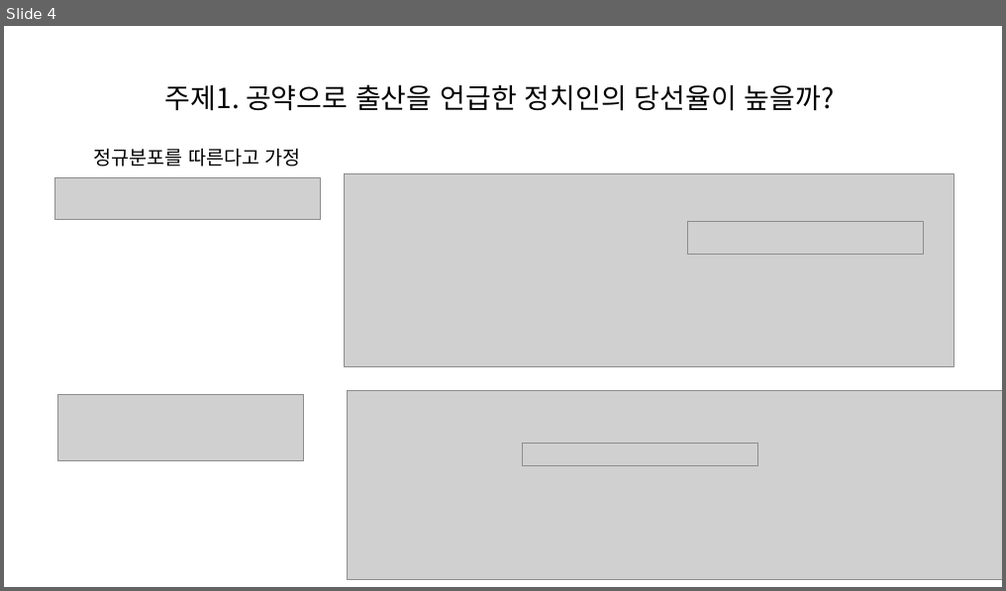
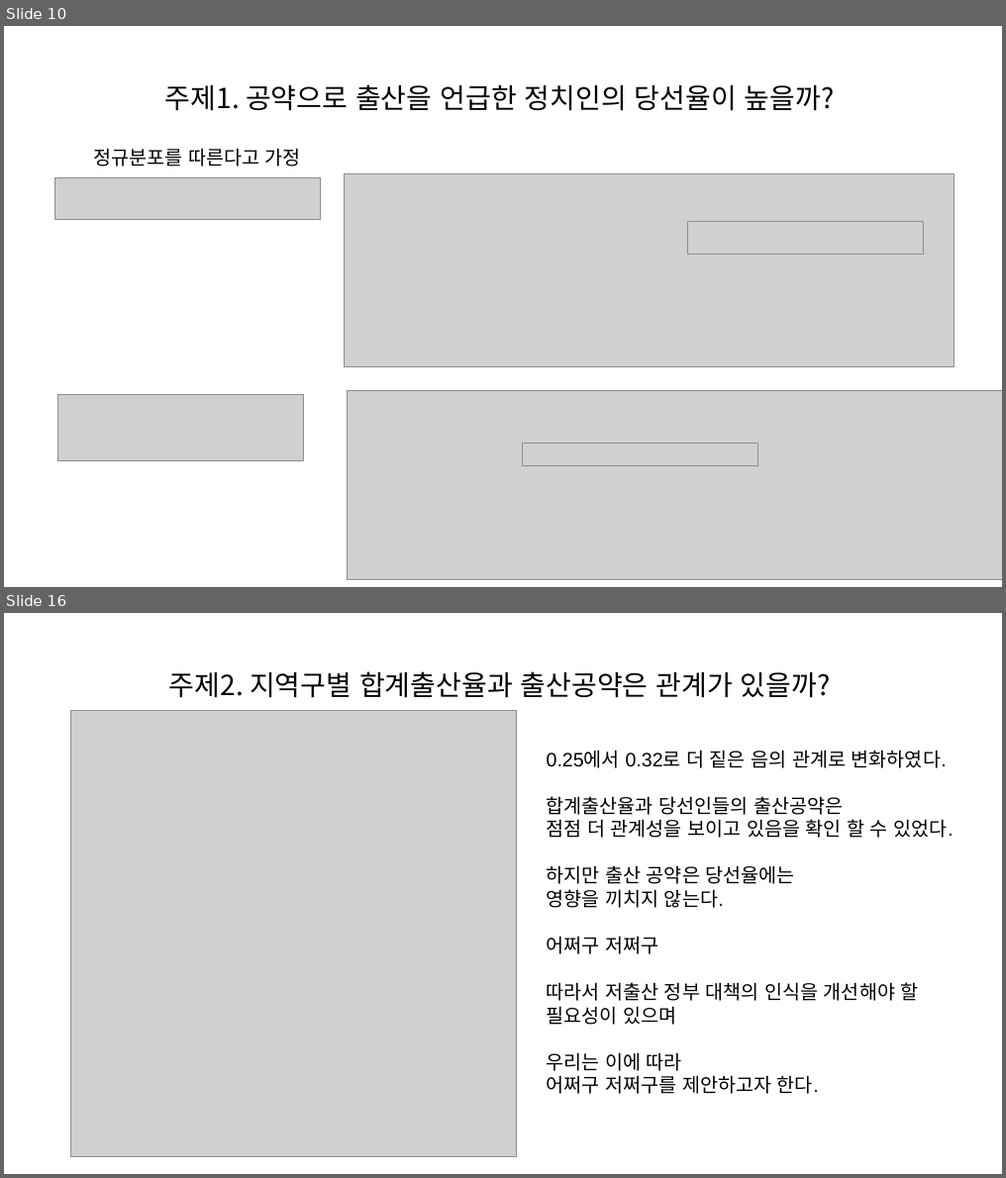
Before and after one commit to JunaHwang/Team1_FirstProject, a slide deck: hsj/data/테스트.pptx. Shown one above the other, each under a label of ours: slide 4 before the commit, slides 10 and 16 after it; the slides between them are not shown. The pictures are 1006x591 and 1006x1178 pixels, drawn with LibreOffice and Linux fonts; fonts in the diff are those of the drawing; grey boxes stand for pictures. Boxes give left, top, right and bottom in pixels: in the first picture for what was removed or moved away, otherwise in the second. Text is boxed around its words. In the diff, an @@ line names an element or a change of style, - is before the commit and + after.

Commit message:
20230419 출산 공약 완료 및 여가 데이터셋 추가

```diff
--- a/hsj/data/테스트.pptx
+++ b/hsj/data/테스트.pptx
@@ slide 16 added at [4, 613, 1002, 1174], background #FFFFFF @@
@@ title added at [169, 671, 831, 698], 20 pt, text #000000 @@
+주제2. 지역구별 합계출산율과 출산공약은 관계가 있을까?
@@ picture added at [71, 711, 517, 1157] @@
@@ text added at [547, 750, 952, 1094], 14 pt, text #000000 @@
+0.25에서 0.32로 더 짙은 음의 관계로 변화하였다.
+합계출산율과 당선인들의 출산공약은
+점점 더 관계성을 보이고 있음을 확인 할 수 있었다.
+하지만 출산 공약은 당선율에는
+영향을 끼치지 않는다.
+어쩌구 저쩌구
+따라서 저출산 정부 대책의 인식을 개선해야 할
+필요성이 있으며
+우리는 이에 따라
+어쩌구 저쩌구를 제안하고자 한다.
@@ what was slide 4 is now slide 10 @@
```
Also in this commit, not shown: 12 other slides added, 9 other files.
